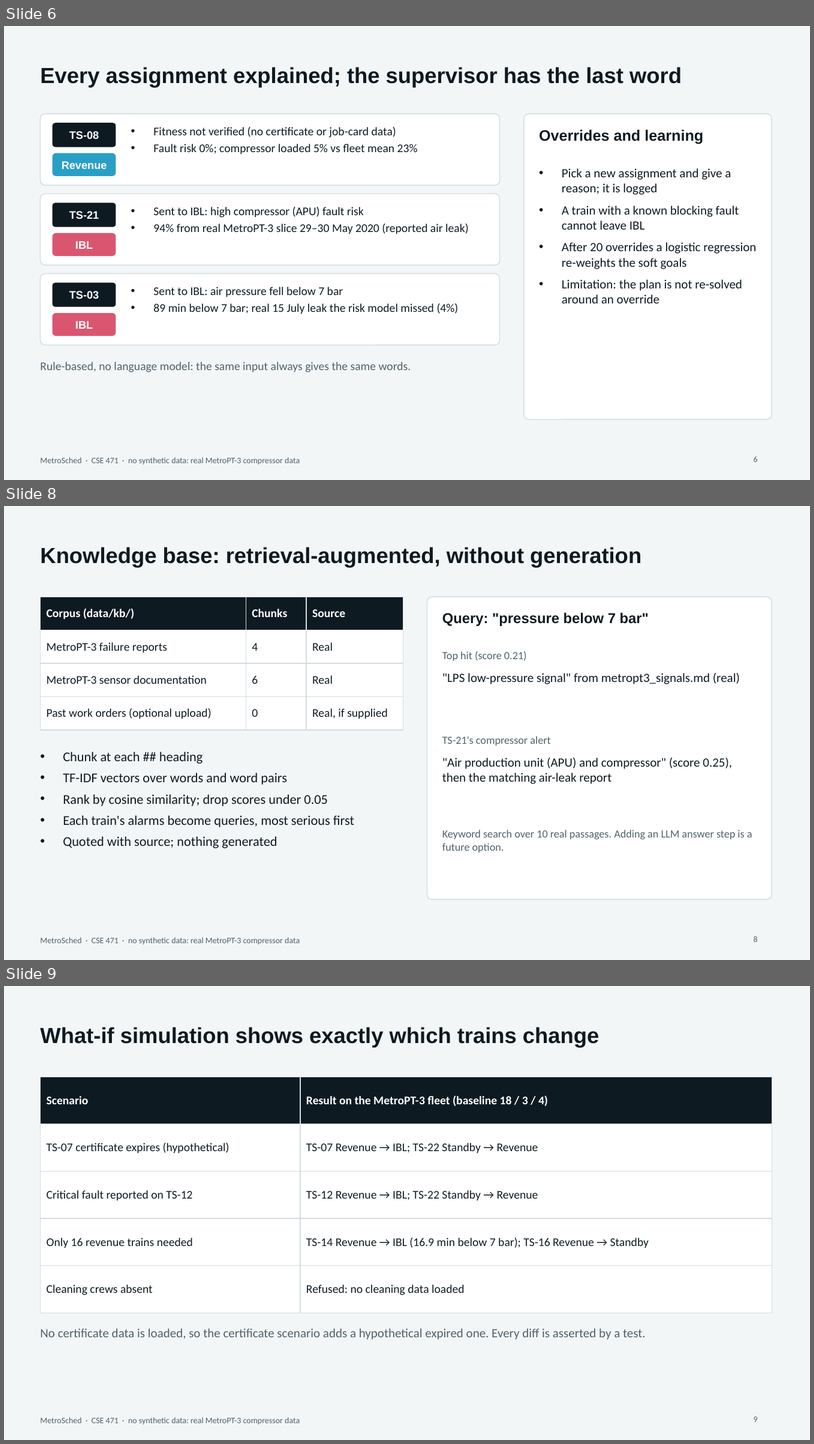
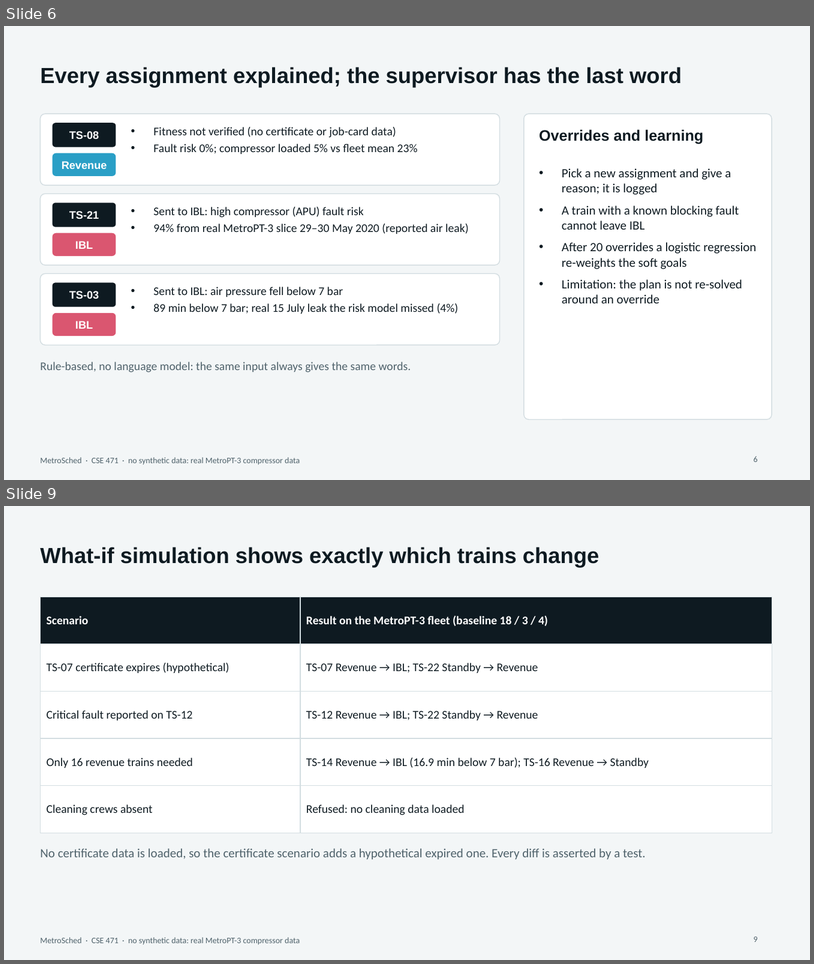
Before and after one commit to AyushDas4890/metrosched, a slide deck: presentation/MetroSched.pptx. Shown one above the other, each under a label of ours: slides 6, 8 and 9 before the commit, slides 6 and 9 after it; the slides between them are not shown. The pictures are 814x1444 and 814x964 pixels, drawn with LibreOffice and Linux fonts; fonts in the diff are those of the drawing. Boxes give left, top, right and bottom in pixels: in the first picture for what was removed or moved away, otherwise in the second. Text is boxed around its words. In the diff, an @@ line names an element or a change of style, - is before the commit and + after.

```diff
--- a/presentation/MetroSched.pptx
+++ b/presentation/MetroSched.pptx
@@ slide 8 removed at [4, 506, 810, 960], background #F3F6F7; not listed: 1 template element that a slide beside it also shows @@
@@ title removed at [40, 547, 642, 567] @@
-Knowledge base: retrieval-augmented, without generation
@@ table removed at [40, 597, 403, 721], 4 rows, 3 columns @@
-Corpus (data/kb/) | Chunks | Source
-MetroPT-3 failure reports | 4 | Real
-MetroPT-3 sensor documentation | 6 | Real
-Past work orders (optional upload) | 0 | Real, if supplied
@@ rounded rectangle removed at [428, 597, 772, 899] @@
@@ text removed at [443, 612, 649, 626] @@
-Query: "pressure below 7 bar"
@@ text removed at [443, 651, 527, 661] @@
-Top hit (score 0.21)
@@ text removed at [443, 673, 740, 684] @@
-"LPS low-pressure signal" from metropt3_signals.md (real)
@@ text removed at [443, 736, 551, 745] @@
-TS-21's compressor alert
@@ text removed at [63, 751, 354, 848] @@
-• Chunk at each ## heading
-• TF-IDF vectors over words and word pairs
-• Rank by cosine similarity; drop scores under 0.05
-• Each train's alarms become queries, most serious first
-• Quoted with source; nothing generated
@@ text removed at [443, 757, 732, 784] @@
-"Air production unit (APU) and compressor" (score 0.25), then the matching air-leak report
@@ text removed at [443, 829, 753, 852] @@
-Keyword search over 10 real passages. Adding an LLM answer step is a future option.
@@ page number removed at [754, 936, 758, 942] @@
-8
```
Also in this commit, not shown: 3 slides changed, 1 slide added, 37 other files.
